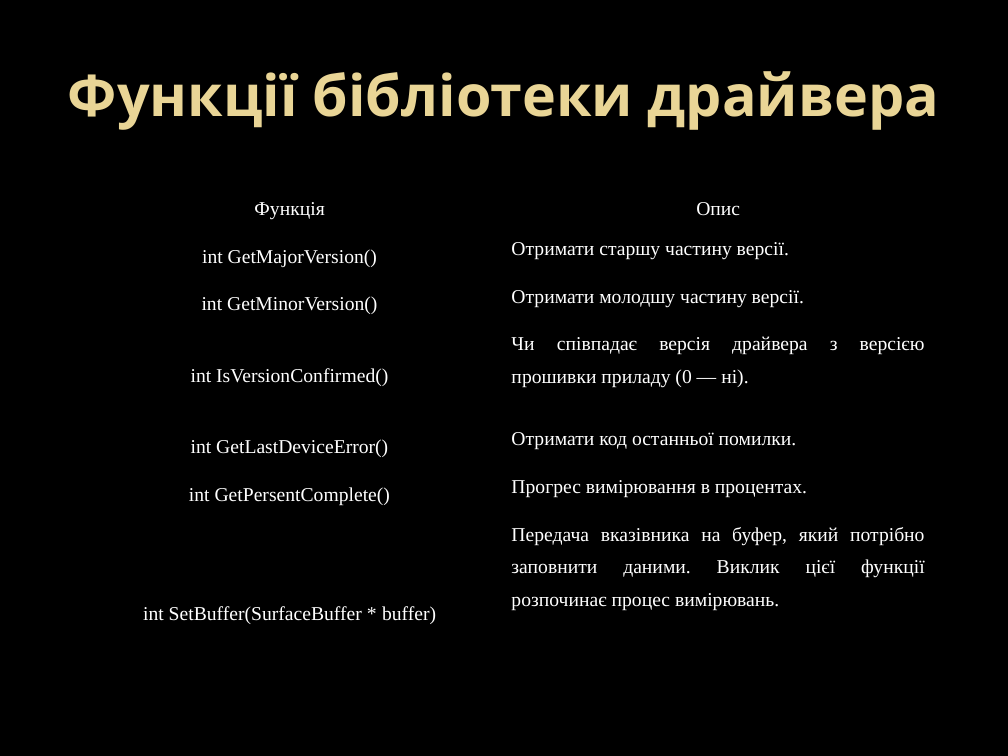
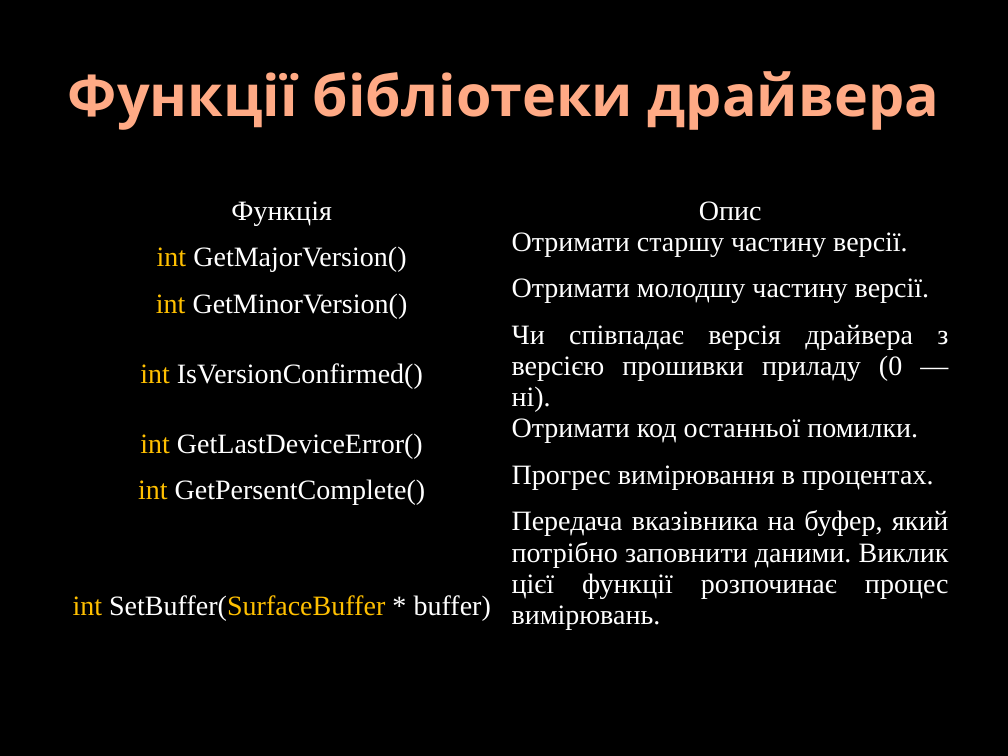
Before and after one commit to DoctorScrept/Temp, a slide deck: slide 11 of Report/DiplomReport.pptx (slide 9 before the commit). Drawn at 1008x756 pixels with LibreOffice and Linux fonts; fonts in the diff are those of the drawing; background and template pictures are left out. Boxes give left, top, right and bottom in pixels: in the first picture for what was removed or moved away, otherwise in the second. Text is boxed around its words. In the diff, an @@ line names an element or a change of style, - is before the commit and + after.

```diff
--- a/Report/DiplomReport.pptx
+++ b/Report/DiplomReport.pptx
@@ title "Функції бібліотеки драйвера" at bbox=[68, 71, 939, 130]: text colour gradient #EAD696 to #E7D081 to gradient #FFAA86 to #FF9B6A @@
@@ table at bbox=[59, 179, 957, 701] @@
@@ size 14 to 20 pt @@
@@ text colour #FFFFFF to #FFC000 in "int", "int", "int", "int" and 2 more places @@
@@ line spacing 1.5 to 1 @@
@@ table: place and size @@
-table at bbox=[76, 179, 932, 704]
+table at bbox=[59, 179, 957, 701]
```
Also in this commit, not shown: 9 other slides changed, 9 slides added, 4 slides removed, 12 other files.
